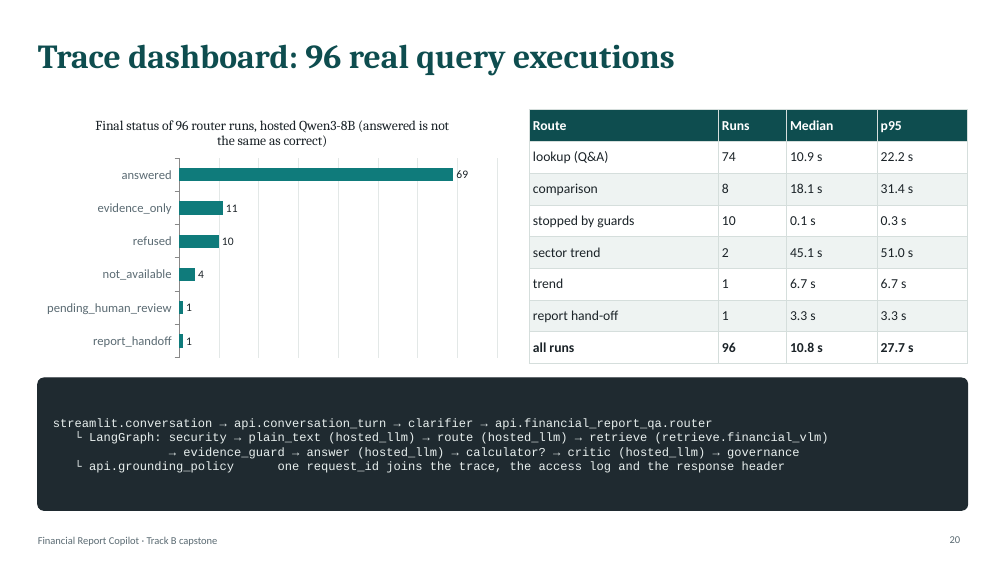
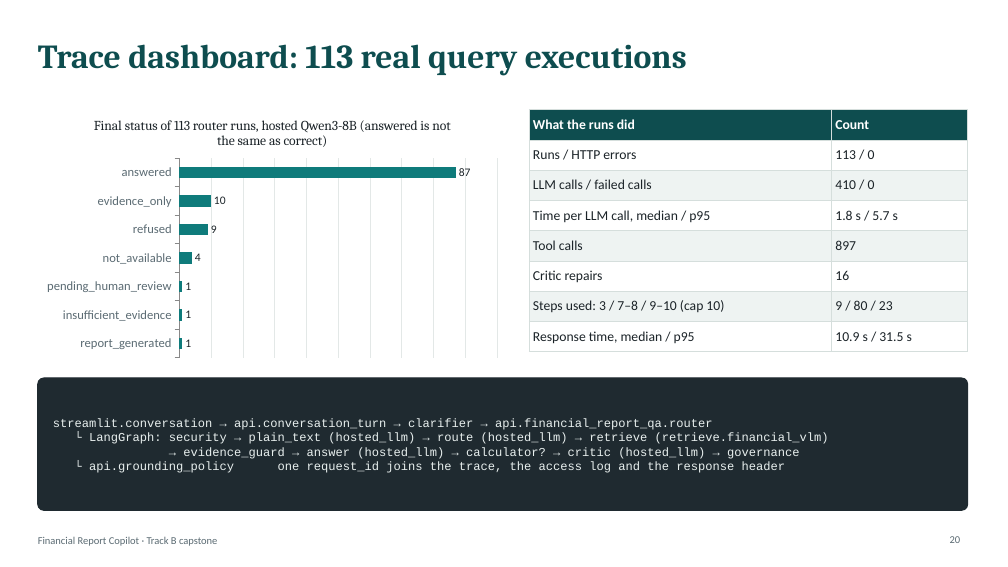
Before and after one commit to rama159065/Capstone, a slide deck: slide 20 of Financial_Report_Copilot_Technical_Deck.pptx. Drawn at 1008x567 pixels with LibreOffice and Linux fonts; fonts in the diff are those of the drawing. Boxes give left, top, right and bottom in pixels: in the first picture for what was removed or moved away, otherwise in the second. Text is boxed around its words. In the diff, an @@ line names an element or a change of style, - is before the commit and + after.

```diff
--- a/Financial_Report_Copilot_Technical_Deck.pptx
+++ b/Financial_Report_Copilot_Technical_Deck.pptx
@@ title at [38, 44, 687, 76]: text changed @@
-Trace dashboard: 96 real query executions
+Trace dashboard: 113 real query executions
@@ bar chart at [38, 106, 507, 363] @@
@@ title "Final status of 96 router runs, hosted Qwen3-8B (answered is not the same as correct)" to "Final status of 113 router runs, hosted Qwen3-8B (answered is not the same as correct)" @@
-categories: report_handoff, pending_human_review, not_available, refused, evidence_only, answered
+categories: report_generated, insufficient_evidence, pending_human_review, not_available, refused, evidence_only, answered
-Series 1: 1, 1, 4, 10, 11, 69
+Series 1: 1, 1, 1, 4, 9, 10, 87
@@ table at [529, 110, 968, 348] @@
-column 1: Route | lookup (Q&A) | comparison | stopped by guards | sector trend | trend | report hand-off | all runs
-column 2: Runs | 74 | 8 | 10 | 2 | 1 | 1 | 96
-column 3: Median | 10.9 s | 18.1 s | 0.1 s | 45.1 s | 6.7 s | 3.3 s | 10.8 s
-column 4: p95 | 22.2 s | 31.4 s | 0.3 s | 51.0 s | 6.7 s | 3.3 s | 27.7 s
+column 1: What the runs did | Runs / HTTP errors | LLM calls / failed calls | Time per LLM call, median / p95 | Tool calls | Critic repairs | Steps used: 3 / 7–8 / 9–10 (cap 10) | Response time, median / p95
+column 2: Count | 113 / 0 | 410 / 0 | 1.8 s / 5.7 s | 897 | 16 | 9 / 80 / 23 | 10.9 s / 31.5 s
```
Also in this commit, not shown: 3 other slides changed, 5 slides added, 1 slide removed, 4 other files.
